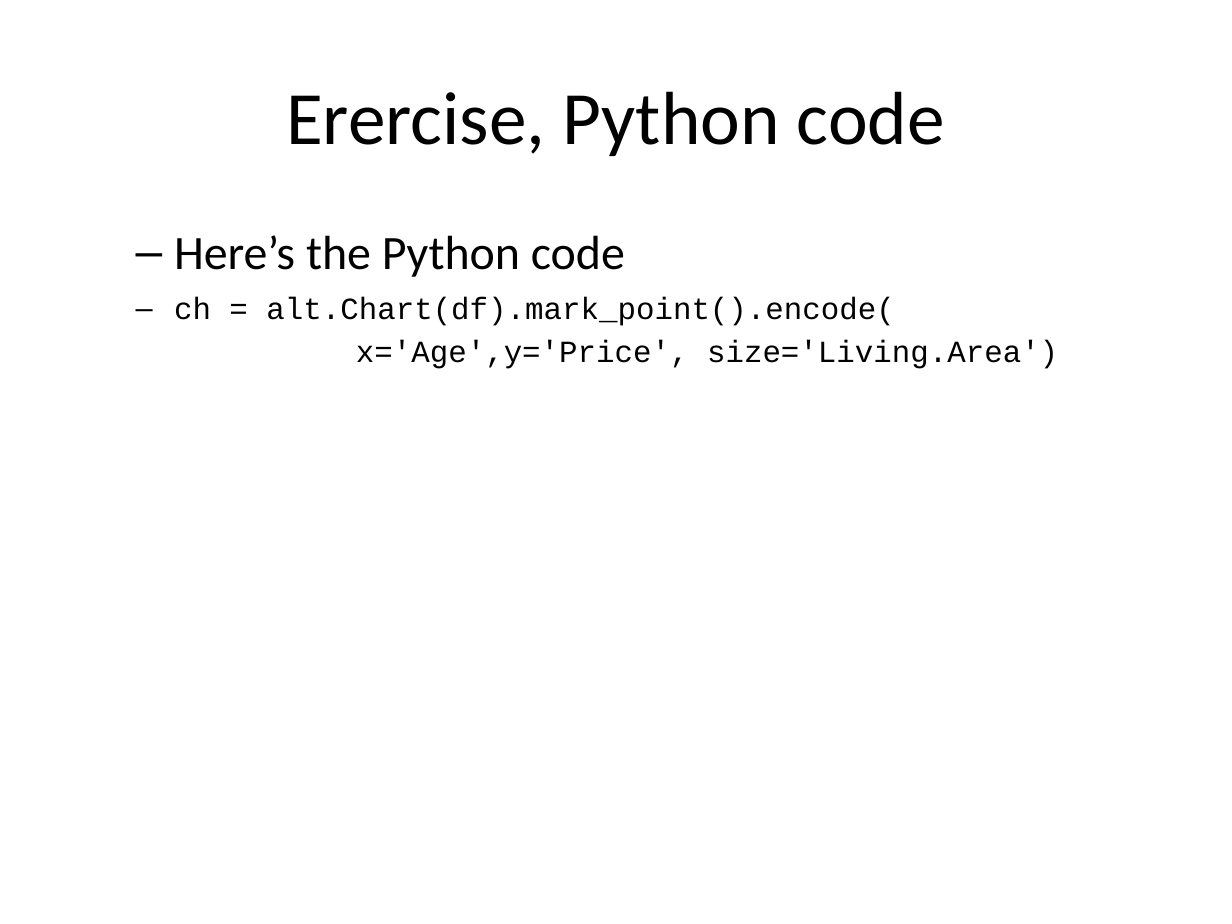
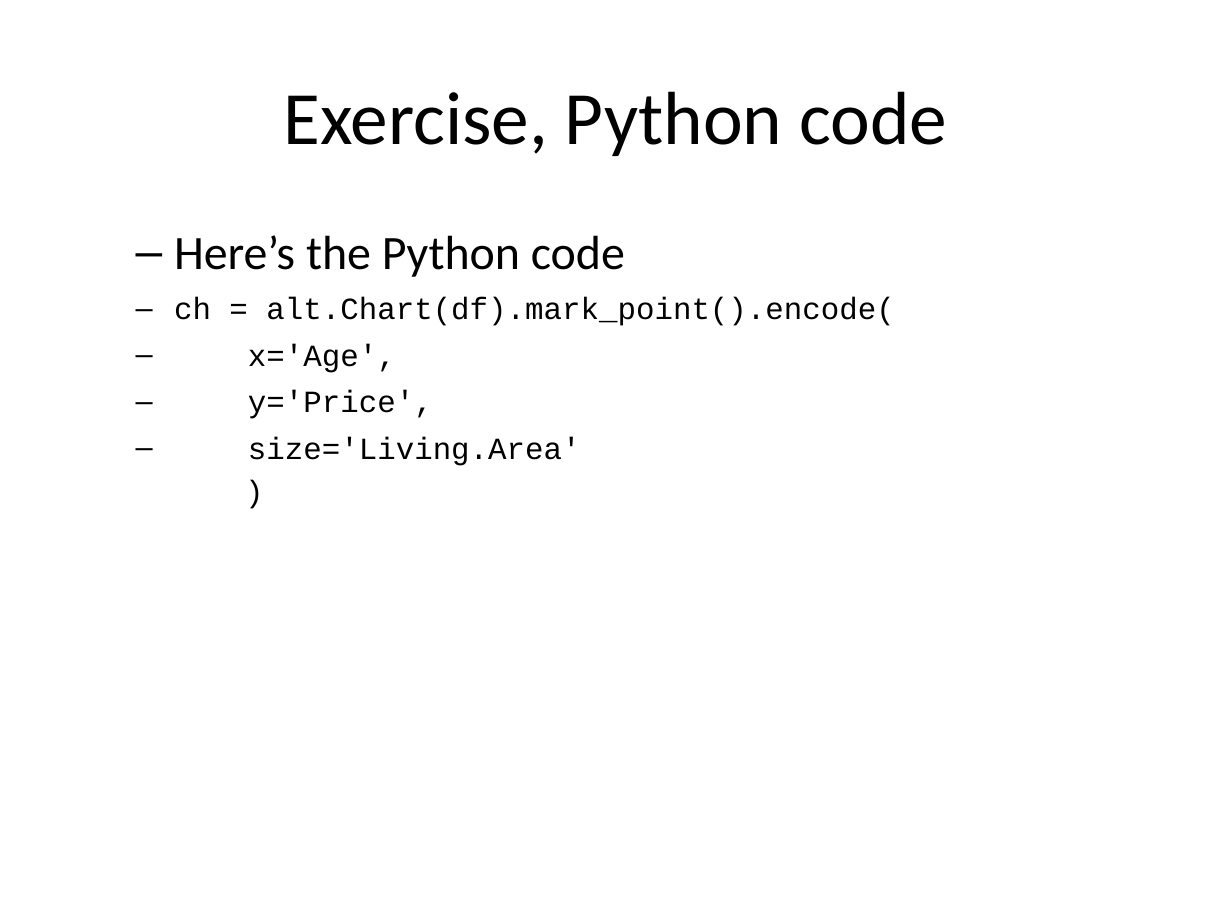
Before and after one commit to pmean/data-visualization, a slide deck: slide 81 of data-viz-01/src/complete-lecture-scatterplots.pptx (slide 80 before the commit). Drawn at 1232x924 pixels with LibreOffice and Linux fonts; fonts in the diff are those of the drawing. Boxes give left, top, right and bottom in pixels: in the first picture for what was removed or moved away, otherwise in the second. Text is boxed around its words. In the diff, an @@ line names an element or a change of style, - is before the commit and + after.

```diff
--- a/data-viz-01/src/complete-lecture-scatterplots.pptx
+++ b/data-viz-01/src/complete-lecture-scatterplots.pptx
@@ title at <box>283,91,948,156</box>: text changed @@
-Erercise, Python code
+Exercise, Python code
@@ text at <box>174,297,894,466</box>: spaces changed @@
-ch = alt.Chart(df).mark_point().encode(
-x='Age',y='Price', size='Living.Area')
+ch = alt.Chart(df).mark_point().encode(
+x='Age',
+y='Price',
+size='Living.Area'
+)
```
Also in this commit, not shown: 5 other slides changed, 2 slides added, 1 slide removed, 7 other files.
